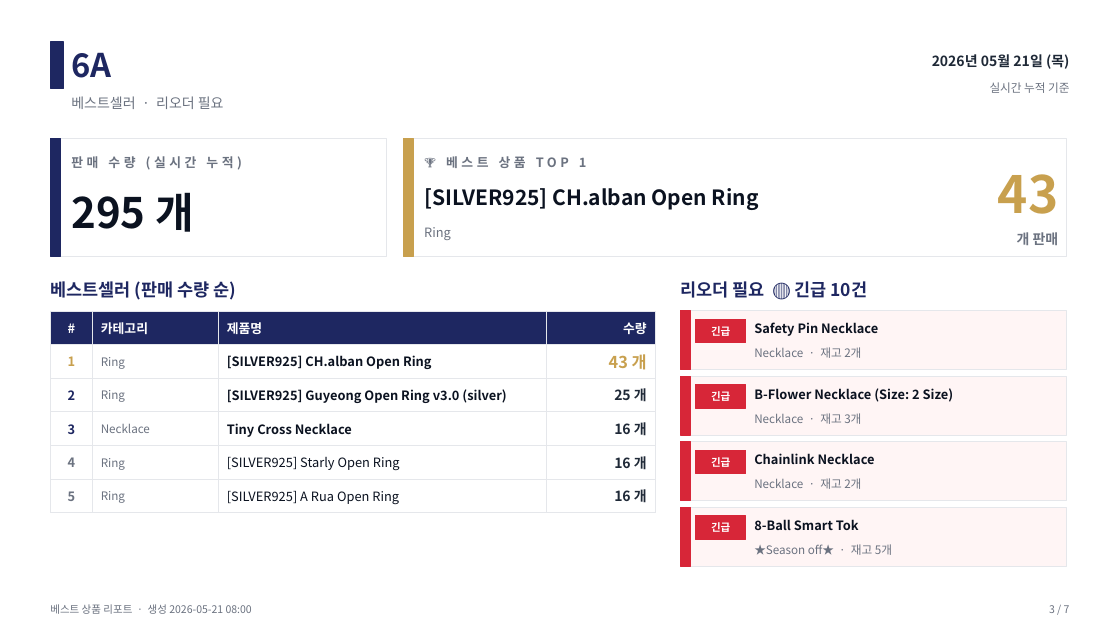
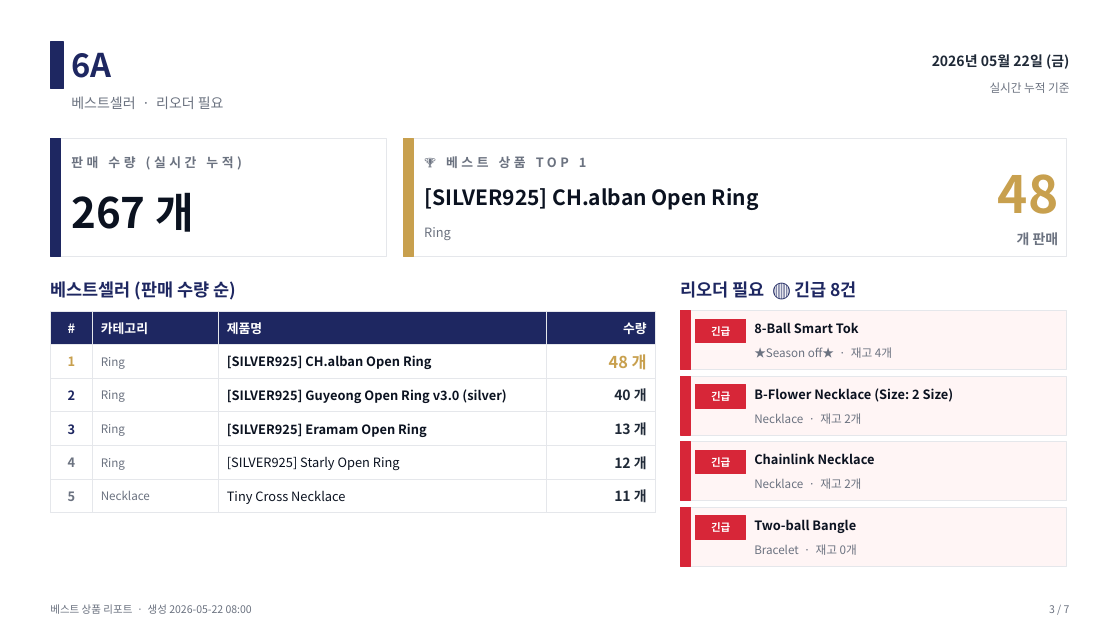
Before and after one commit to j65209/Brightbeed, a slide deck: slide 3 of data/sales-report.pptx. Drawn at 1120x630 pixels with LibreOffice and Linux fonts; fonts in the diff are those of the drawing. Boxes give left, top, right and bottom in pixels: in the first picture for what was removed or moved away, otherwise in the second. Text is boxed around its words. In the diff, an @@ line names an element or a change of style, - is before the commit and + after.

```diff
--- a/data/sales-report.pptx
+++ b/data/sales-report.pptx
@@ text at [932, 54, 1069, 69]: text changed @@
-2026년 05월 21일 (목)
+2026년 05월 22일 (금)
@@ text at [998, 174, 1059, 214]: text changed @@
-43
+48
@@ text at [71, 192, 194, 232]: text changed @@
-295 개
+267 개
@@ text at [680, 281, 856, 298]: text changed @@
-리오더 필요 🔴 긴급 10건
+리오더 필요 🔴 긴급 8건
@@ table at [50, 311, 655, 508] @@
-row 2, column 4: 43 개
+row 2, column 4: 48 개
-row 3, column 4: 25 개
+row 3, column 4: 40 개
-row 4: 3 | Necklace | Tiny Cross Necklace | 16 개
+row 4: 3 | Ring | [SILVER925] Eramam Open Ring | 13 개
-row 5, column 4: 16 개
+row 5, column 4: 12 개
-row 6: 5 | Ring | [SILVER925] A Rua Open Ring | 16 개
+row 6: 5 | Necklace | Tiny Cross Necklace | 11 개
@@ text at [754, 322, 859, 333]: text changed @@
-Safety Pin Necklace
+8-Ball Smart Tok
@@ text at [754, 347, 892, 358]: text changed @@
-Necklace · 재고 2개
+★Season off★ · 재고 4개
@@ text at [754, 413, 861, 424]: text changed @@
-Necklace · 재고 3개
+Necklace · 재고 2개
@@ text at [754, 519, 856, 533]: text changed @@
-8-Ball Smart Tok
+Two-ball Bangle
@@ text at [754, 544, 857, 555]: text changed @@
-★Season off★ · 재고 5개
+Bracelet · 재고 0개
```
Also in this commit, not shown: 6 other slides changed.
